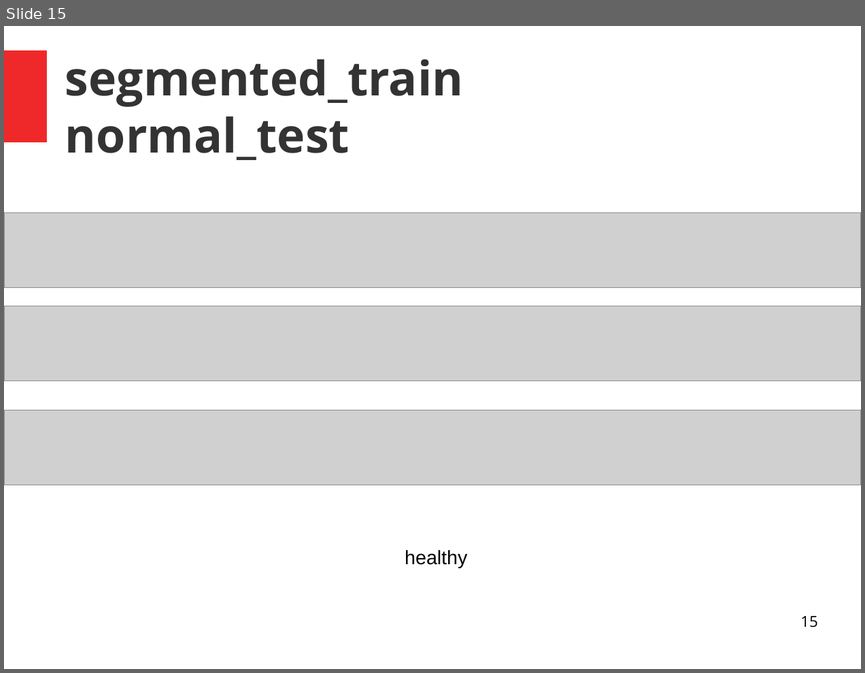
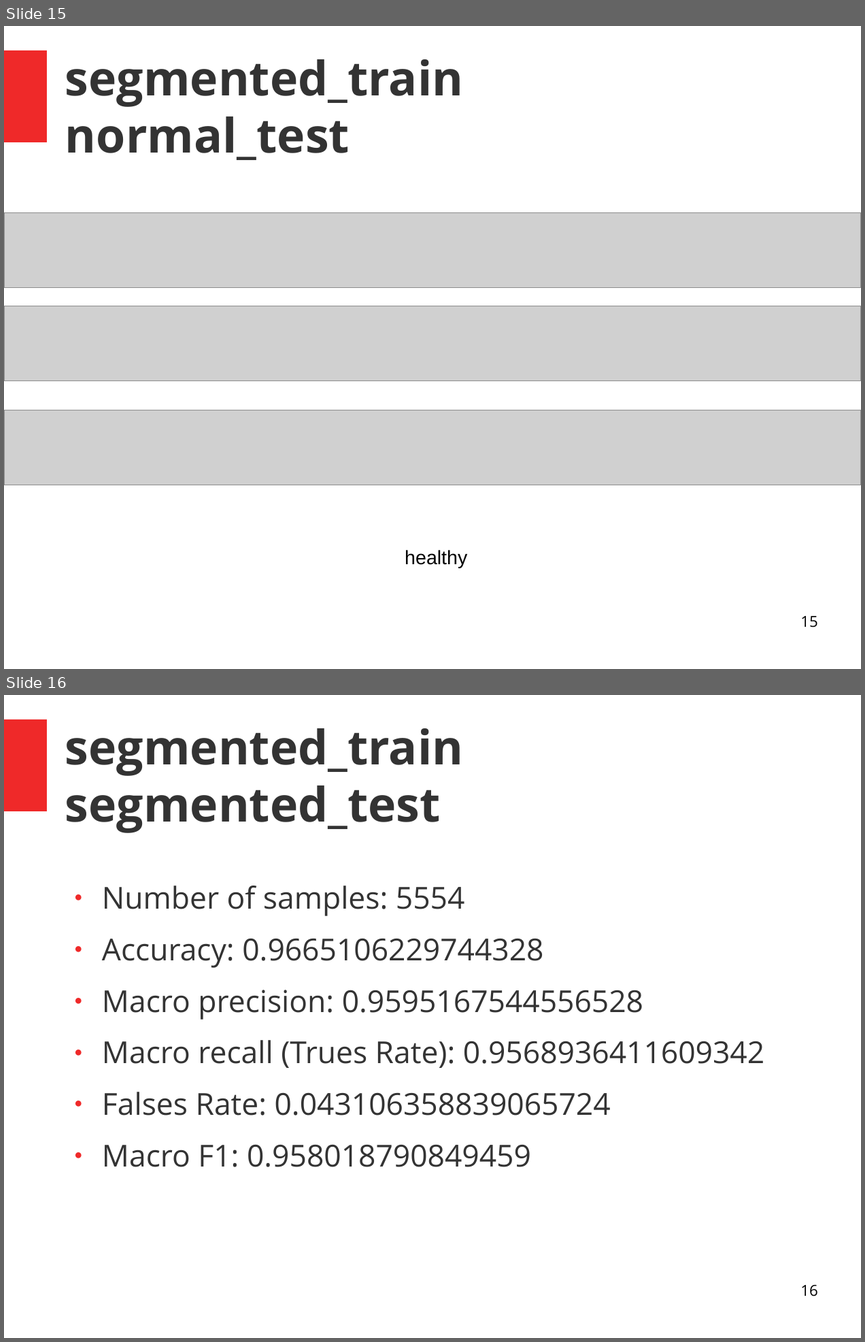
Before and after one commit to jarvis0/tomato-diseases, a slide deck: DL/model_evaluations/segmented_train/segmented_train.odp. Shown one above the other, each under a label of ours: slide 15 before the commit, slides 15 and 16 after it. The pictures are 865x673 and 865x1342 pixels, drawn with LibreOffice and Linux fonts; fonts in the diff are those of the drawing; grey boxes stand for pictures. Boxes give left, top, right and bottom in pixels: in the first picture for what was removed or moved away, otherwise in the second. Text is boxed around its words. In the diff, an @@ line names an element or a change of style, - is before the commit and + after.

```diff
--- a/DL/model_evaluations/segmented_train/segmented_train.odp
+++ b/DL/model_evaluations/segmented_train/segmented_train.odp
@@ slide 16 added at box(4, 695, 861, 1338), background #FFFFFF; not listed: 1 template element that a slide beside it also shows @@
@@ title added at box(65, 728, 463, 833), 44 pt, text #333333, bold @@
+segmented_train
+segmented_test
@@ text added at box(102, 885, 764, 1167), 28 pt, text #333333 @@
+● Number of samples: 5554
+● Accuracy: 0.9665106229744328
+● Macro precision: 0.9595167544556528
+● Macro recall (Trues Rate): 0.9568936411609342
+● Falses Rate: 0.043106358839065724
+● Macro F1: 0.958018790849459
@@ page number added at box(800, 1285, 817, 1296), 14 pt, text #000000 @@
+16
```
Also in this commit, not shown: 12 other slides added, 2 other files.
